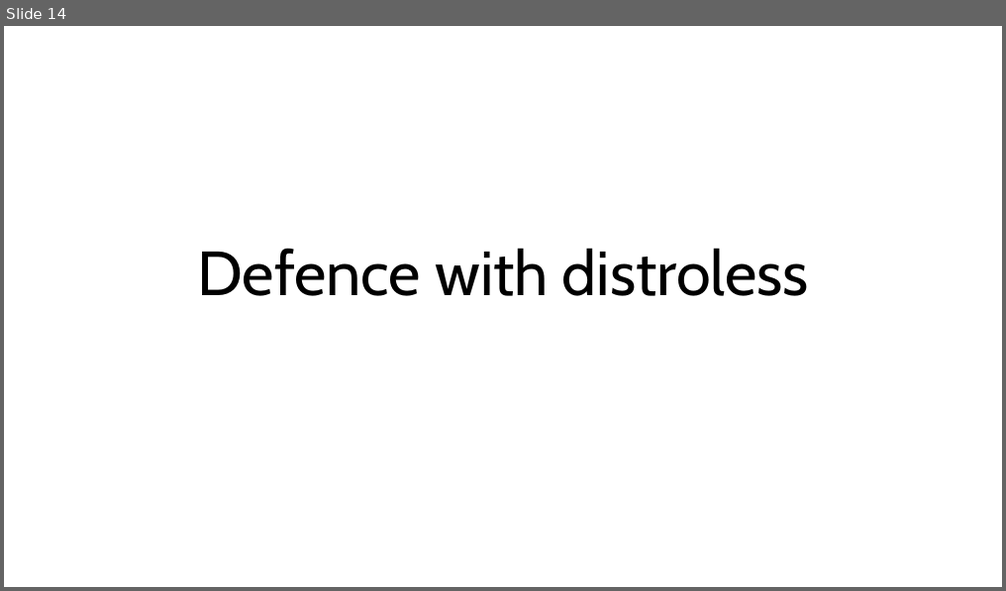
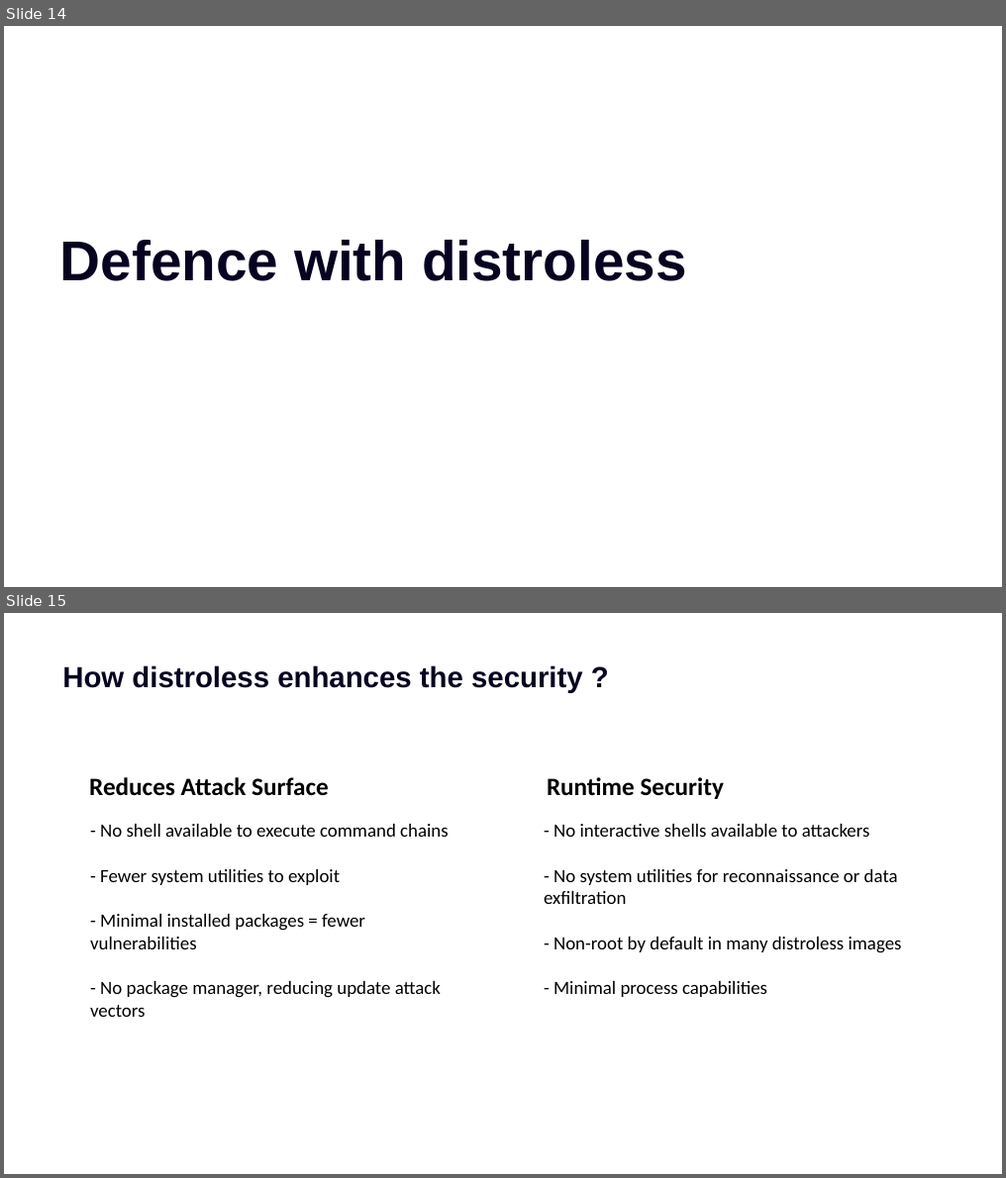
Before and after one commit to bharatnanda/from-fat-to-fearless-distroless-way, a slide deck: From Fat to Fearless.pptx. Shown one above the other, each under a label of ours: slide 14 before the commit, slides 14 and 15 after it. The pictures are 1006x591 and 1006x1178 pixels, drawn with LibreOffice and Linux fonts; fonts in the diff are those of the drawing. Boxes give left, top, right and bottom in pixels: in the first picture for what was removed or moved away, otherwise in the second. Text is boxed around its words. In the diff, an @@ line names an element or a change of style, - is before the commit and + after.

```diff
--- a/From Fat to Fearless.pptx
+++ b/From Fat to Fearless.pptx
@@ slide 15 added at [4,613,1002,1174], background #FFFFFF @@
@@ title added at [62,665,583,693], 28 pt, text #060320, bold @@
+How distroless enhances the security ?
@@ text added at [89,777,329,796], 24 pt, text #000000, bold @@
+Reduces Attack Surface
@@ text added at [547,777,724,799], 24 pt, text #000000, bold @@
+Runtime Security
@@ text added at [90,824,449,1017], 18 pt, text #000000 @@
+• - No shell available to execute command chains
+• - Fewer system utilities to exploit
+• - Minimal installed packages = fewer vulnerabilities
+• - No package manager, reducing update attack vectors
@@ text added at [544,824,902,997], 18 pt, text #000000 @@
+• - No interactive shells available to attackers
+• - No system utilities for reconnaissance or data exfiltration
+• - Non-root by default in many distroless images
+• - Minimal process capabilities
@@ slide 14 changed as well @@
@@ title "Defence with distroless": place and size @@
-title "Defence with distroless" at [197,248,809,296]
+title "Defence with distroless" at [60,240,687,281]
@@ title "Defence with distroless" at [60,240,687,281]: size 60 to 54 pt, font Cabin to Arial, text colour #000000 to #060320, bold on; alignment centre to left; line spacing 0.9 to 1; vertical alignment bottom to top @@
```
Also in this commit, not shown: 16 other slides changed, 2 other slides added, 4 slides removed.
